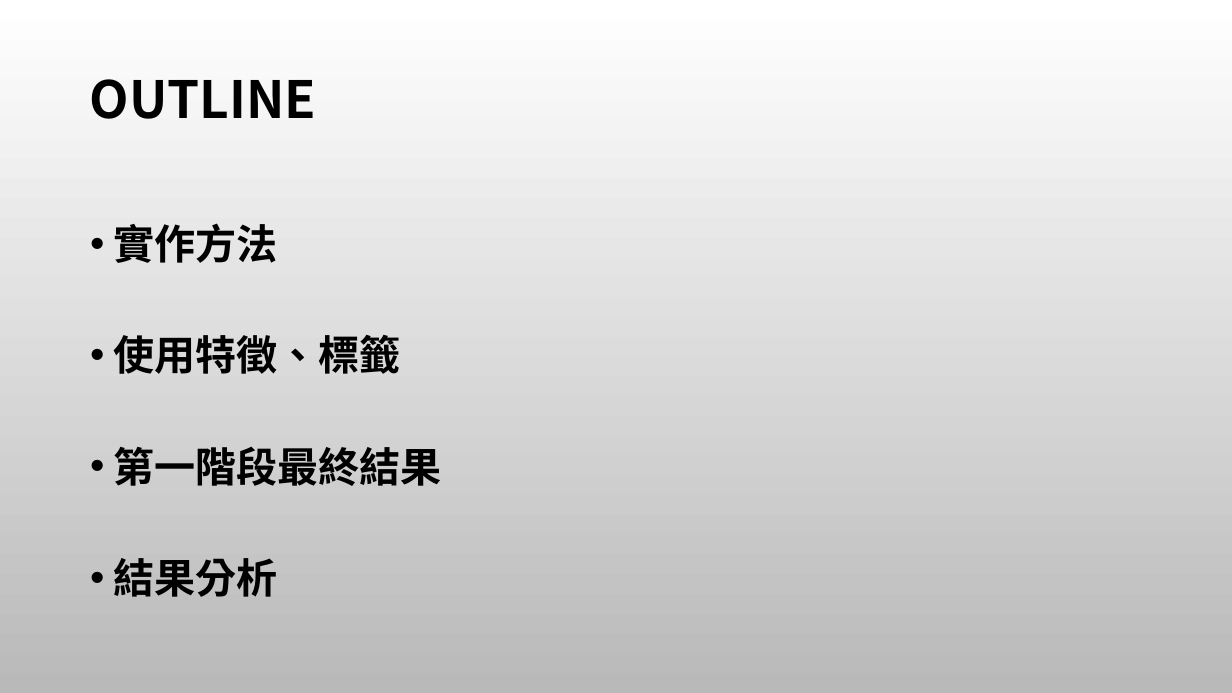
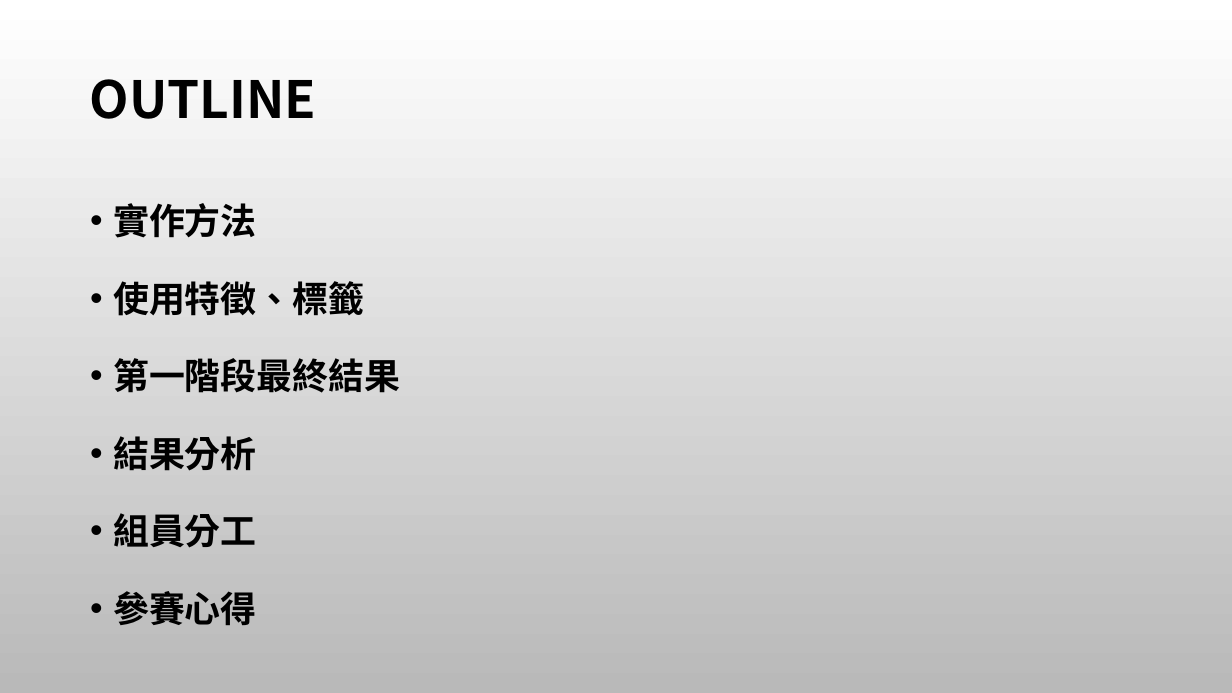
Before and after one commit to tping812/108-NN-homework2, a slide deck: slide 2 of M10715079/KDD期末報告-Sidekick Power.pptx. Drawn at 1232x693 pixels with LibreOffice and Linux fonts; fonts in the diff are those of the drawing; background and template pictures are left out. Boxes give left, top, right and bottom in pixels: in the first picture for what was removed or moved away, otherwise in the second. Text is boxed around its words. In the diff, an @@ line names an element or a change of style, - is before the commit and + after.

```diff
--- a/M10715079/KDD期末報告-Sidekick Power.pptx
+++ b/M10715079/KDD期末報告-Sidekick Power.pptx
@@ text "實作方法": place and size @@
-text "實作方法" at box(113, 223, 442, 597)
+text "實作方法" at box(113, 203, 400, 625)
@@ text at box(113, 203, 400, 471): size 32 to 28 pt in "實作方法", "使用特徵、標籤", "第一階段最終結果", "結果分析"; line spacing 2 to 1.5 @@
@@ text at box(113, 513, 257, 625): paragraphs added @@
+• 組員分工
+• 參賽心得
```
Also in this commit, not shown: 3 other slides changed, 2 slides added.
